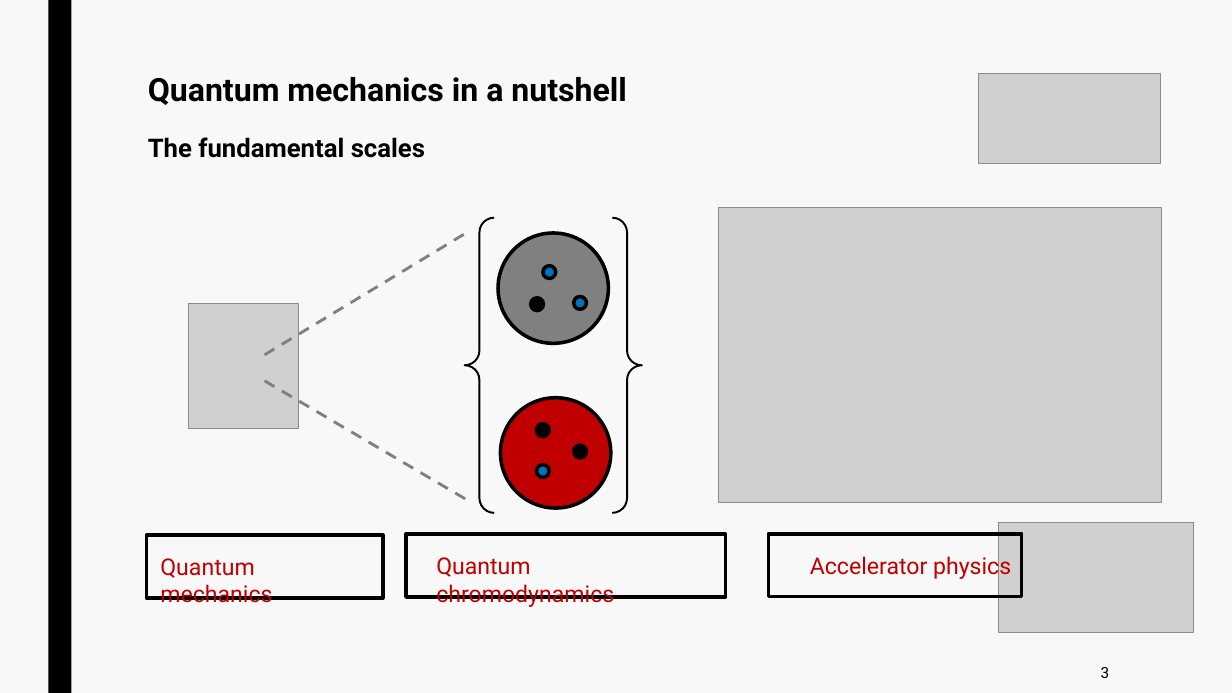
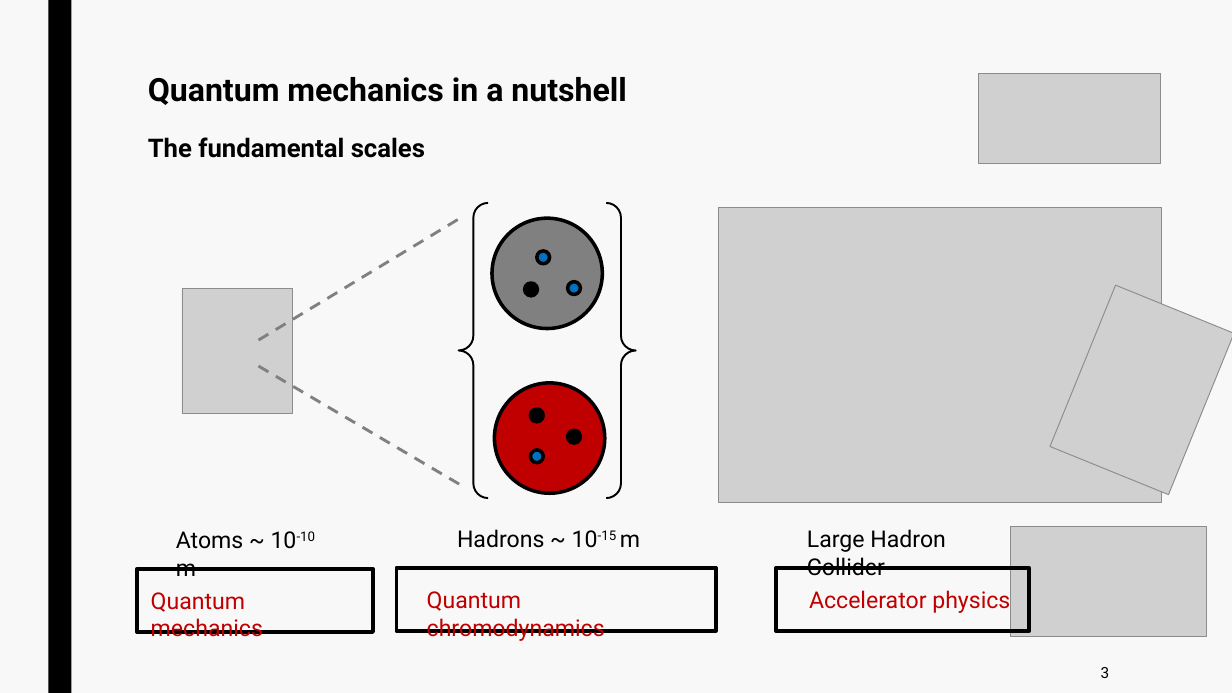
Before and after one commit to jurtasun/presentations, a slide deck: slide 4 of 202410_mrc_symposium/202410_mrc_symposium.ppt. Drawn at 1232x693 pixels with LibreOffice and Linux fonts; fonts in the diff are those of the drawing; grey boxes stand for pictures. Boxes give left, top, right and bottom in pixels: in the first picture for what was removed or moved away, otherwise in the second. Text is boxed around its words. In the diff, an @@ line names an element or a change of style, - is before the commit and + after.

```diff
--- a/202410_mrc_symposium/202410_mrc_symposium.ppt
+++ b/202410_mrc_symposium/202410_mrc_symposium.ppt
@@ 8 ellipses, 2 lines, 1 picture, 1 brace pair: place and size @@
-8 ellipses, 2 lines, 1 picture, 1 brace pair at [189,218,642,513]
+8 ellipses, 2 lines, 1 picture, 1 brace pair at [182,203,636,498]
@@ picture added at [1050,286,1232,495] @@
@@ text added at [176,531,316,576], 18 pt, text #000000 @@
+Atoms ~ 10-10 m
@@ text added at [457,529,640,548], 18 pt, text #000000 @@
+Hadrons ~ 10-15 m
@@ text added at [807,529,946,576], 18 pt, text #000000 @@
+Large Hadron Collider
@@ picture: place and size @@
-picture at [998,522,1194,632]
+picture at [1011,527,1207,637]
@@ 2 texts, 2 rectangles: place and size @@
-2 texts, 2 rectangles at [147,534,726,607]
+2 texts, 2 rectangles at [137,568,716,641]
@@ rectangle: place and size @@
-rectangle at [769,534,1022,597]
+rectangle at [776,568,1030,631]
@@ text "Accelerator physics": place and size @@
-text "Accelerator physics" at [810,553,1011,579]
+text "Accelerator physics" at [809,590,1010,613]
```
Also in this commit, not shown: 3 other slides changed, 1 other file.
